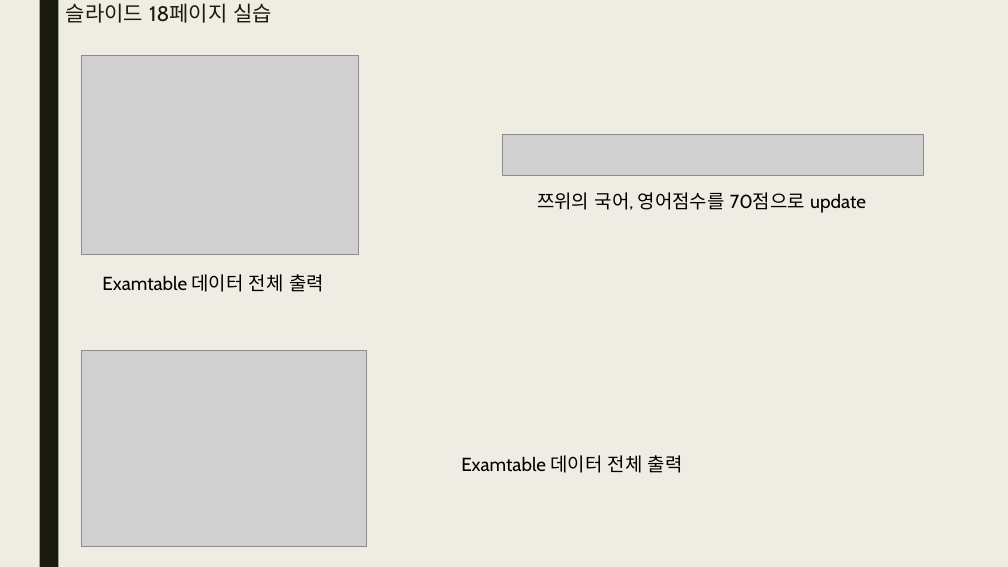
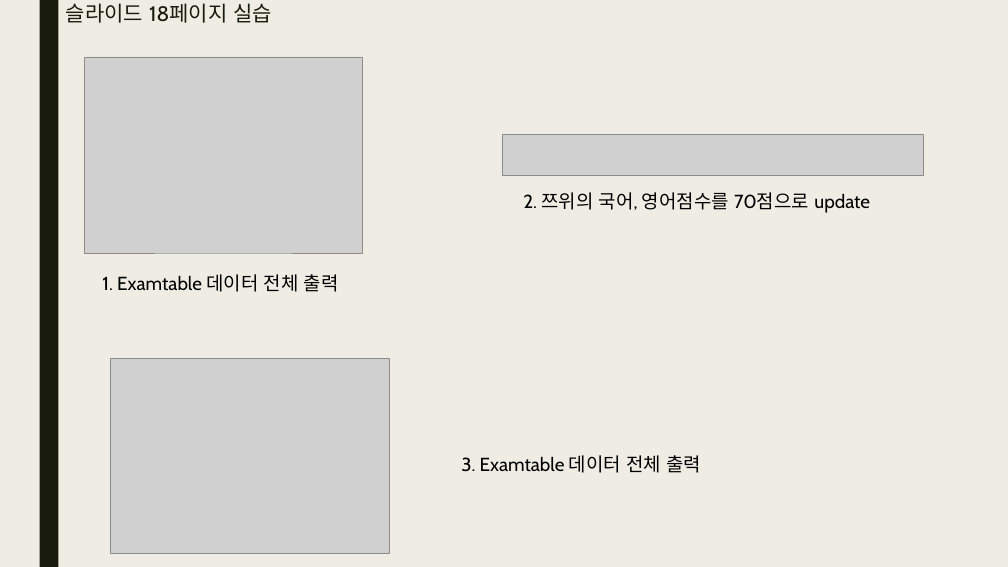
Before and after one commit to bino0130/politec-database, a slide deck: slide 17 of 데이터베이스프로그래밍 과제/20230508 데이터베이스 1강 과제 남정현.pptx (slide 13 before the commit). Drawn at 1008x567 pixels with LibreOffice and Linux fonts; fonts in the diff are those of the drawing; grey boxes stand for pictures. Boxes give left, top, right and bottom in pixels: in the first picture for what was removed or moved away, otherwise in the second. Text is boxed around its words. In the diff, an @@ line names an element or a change of style, - is before the commit and + after.

```diff
--- a/데이터베이스프로그래밍 과제/20230508 데이터베이스 1강 과제 남정현.pptx
+++ b/데이터베이스프로그래밍 과제/20230508 데이터베이스 1강 과제 남정현.pptx
@@ picture: place and size @@
-picture at <box>81,55,358,255</box>
+picture at <box>85,57,363,253</box>
@@ text at <box>523,192,870,213</box>: text changed @@
-쯔위의 국어, 영어점수를 70점으로 update
+2. 쯔위의 국어, 영어점수를 70점으로 update
@@ text at <box>102,274,339,292</box>: text changed @@
-Examtable 데이터 전체 출력
+1. Examtable 데이터 전체 출력
@@ picture: place and size @@
-picture at <box>81,351,366,547</box>
+picture at <box>110,358,389,554</box>
@@ text at <box>461,455,701,473</box>: text changed @@
-Examtable 데이터 전체 출력
+3. Examtable 데이터 전체 출력
```
Also in this commit, not shown: 6 other slides changed, 6 slides added, 13 other files.
